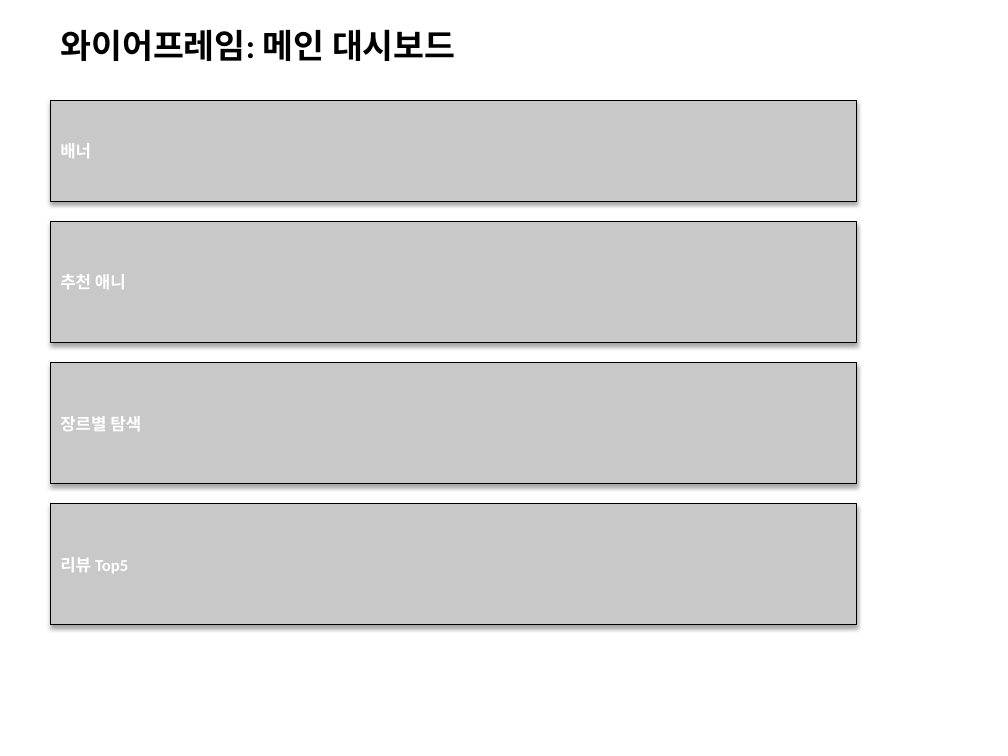
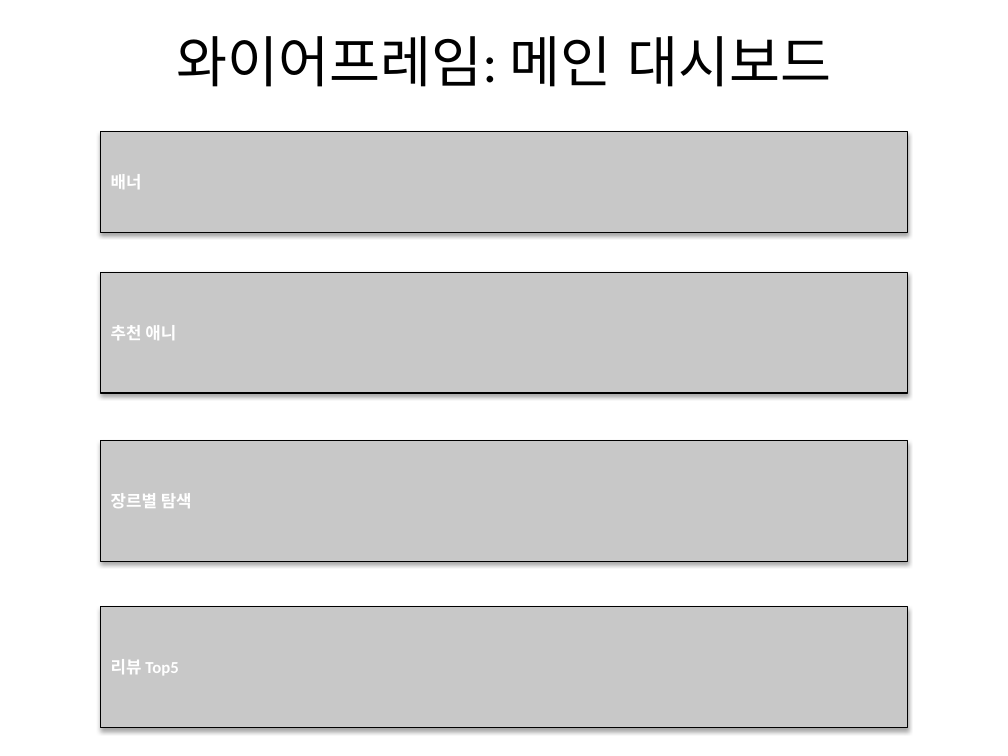
Before and after one commit to woghdqkr/resume, a slide deck: slide 6 of Screen Design.pptx (slide 8 before the commit). Drawn at 1008x756 pixels with LibreOffice and Linux fonts; fonts in the diff are those of the drawing. Boxes give left, top, right and bottom in pixels: in the first picture for what was removed or moved away, otherwise in the second. Text is boxed around its words. In the diff, an @@ line names an element or a change of style, - is before the commit and + after.

```diff
--- a/Screen Design.pptx
+++ b/Screen Design.pptx
@@ title "와이어프레임: 메인 대시보드": place and size @@
-title "와이어프레임: 메인 대시보드" at (60, 29, 456, 61)
+title "와이어프레임: 메인 대시보드" at (177, 36, 831, 87)
@@ title "와이어프레임: 메인 대시보드" at (177, 36, 831, 87): size 24 to 39.6 pt, bold off; alignment left to centre; vertical alignment top to middle @@
@@ rectangle "배너": place and size @@
-rectangle "배너" at (50, 101, 857, 202)
+rectangle "배너" at (101, 131, 907, 232)
@@ rectangle "추천 애니": place and size @@
-rectangle "추천 애니" at (50, 222, 857, 343)
+rectangle "추천 애니" at (101, 272, 907, 393)
@@ rectangle "장르별 탐색": place and size @@
-rectangle "장르별 탐색" at (50, 363, 857, 484)
+rectangle "장르별 탐색" at (101, 440, 907, 561)
@@ rectangle "리뷰 Top5": place and size @@
-rectangle "리뷰 Top5" at (50, 504, 857, 625)
+rectangle "리뷰 Top5" at (101, 607, 907, 728)
```
Also in this commit, not shown: 3 other slides changed.
